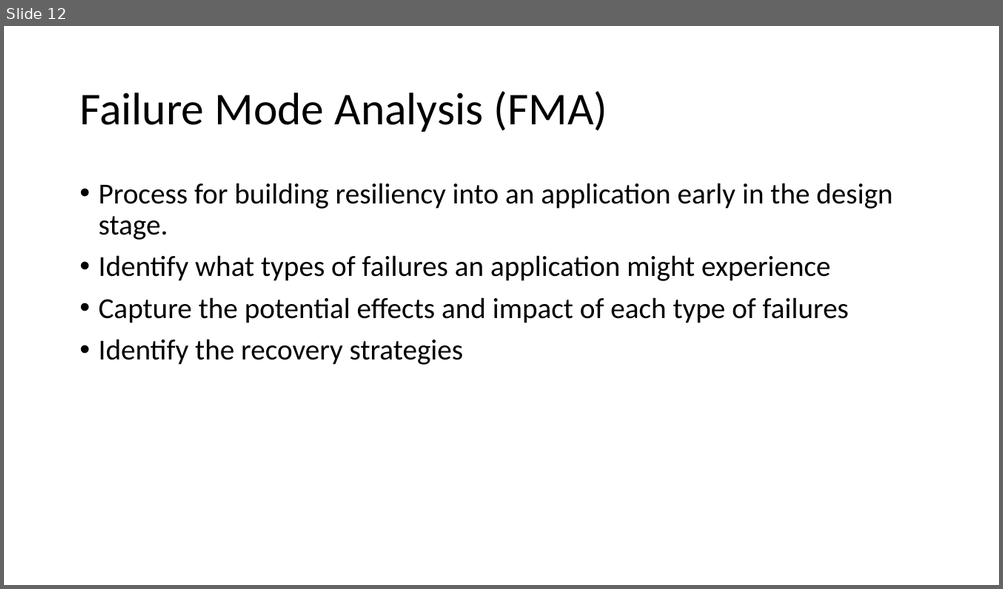
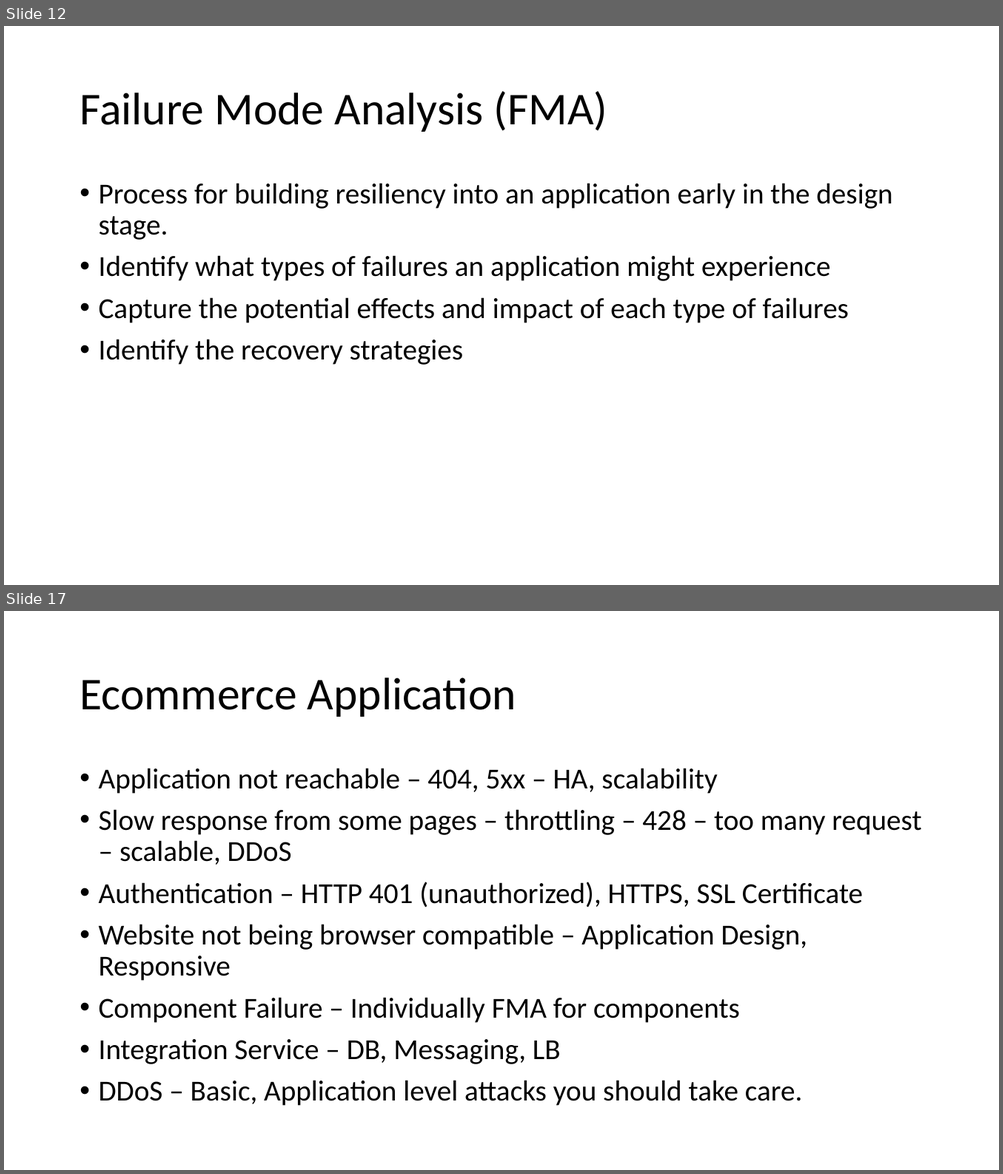
Before and after one commit to ayushrathi15/15Jun-AZ305, a slide deck: Business Continuity and Resiliency in Azure.pptx. Shown one above the other, each under a label of ours: slide 12 before the commit, slides 12 and 17 after it; the slides between them are not shown. The pictures are 1003x589 and 1003x1174 pixels, drawn with LibreOffice and Linux fonts; fonts in the diff are those of the drawing. Boxes give left, top, right and bottom in pixels: in the first picture for what was removed or moved away, otherwise in the second. Text is boxed around its words. In the diff, an @@ line names an element or a change of style, - is before the commit and + after.

Commit message:
Day 4 and 5

```diff
--- a/Business Continuity and Resiliency in Azure.pptx
+++ b/Business Continuity and Resiliency in Azure.pptx
@@ slide 17 added at box(4, 611, 999, 1170), background #FFFFFF @@
@@ title added at box(79, 678, 516, 717), 44 pt, text #000000 @@
+Ecommerce Application
@@ text added at box(99, 768, 921, 1106), 28 pt, text #000000 @@
+• Application not reachable – 404, 5xx – HA, scalability
+• Slow response from some pages – throttling – 428 – too many request – scalable, DDoS
+• Authentication – HTTP 401 (unauthorized), HTTPS, SSL Certificate
+• Website not being browser compatible – Application Design, Responsive
+• Component Failure – Individually FMA for components
+• Integration Service – DB, Messaging, LB
+• DDoS – Basic, Application level attacks you should take care.
```
Also in this commit, not shown: 2 slides changed, 26 other slides added.
